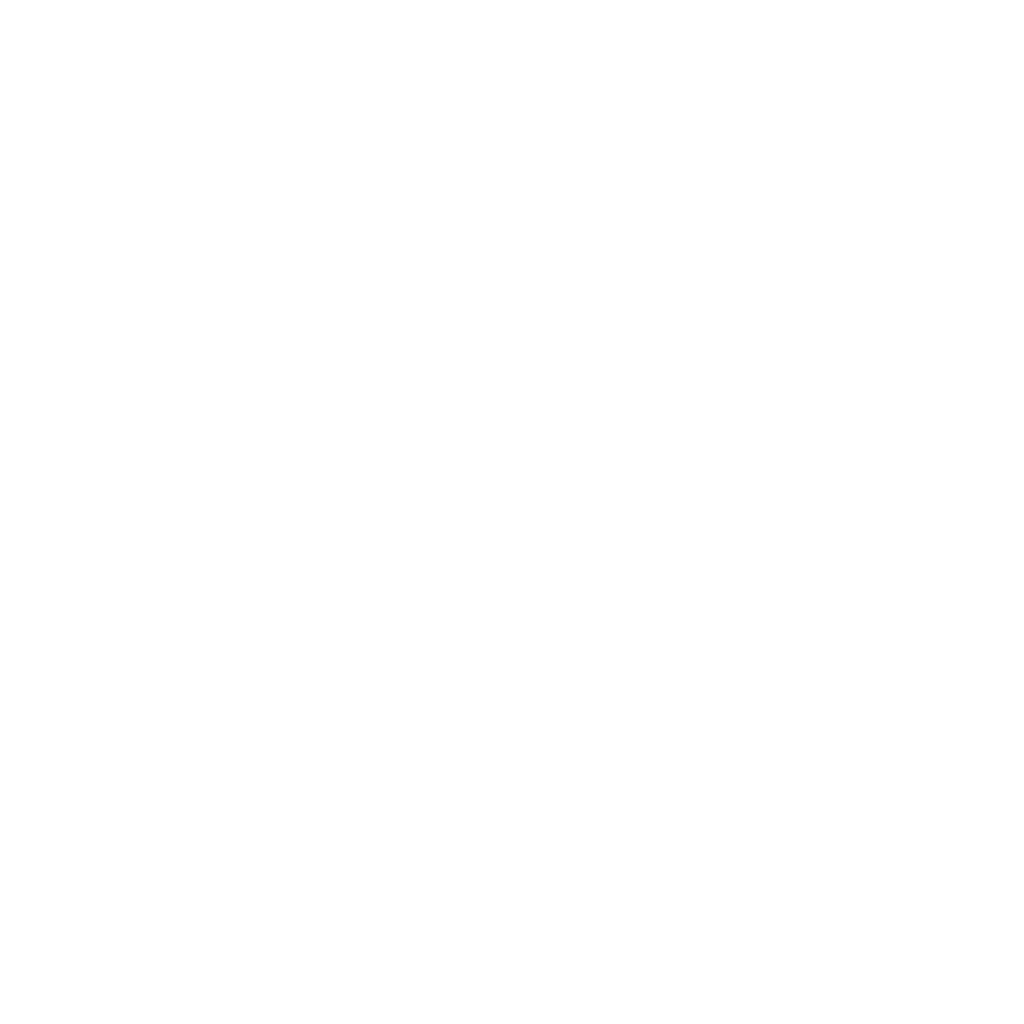
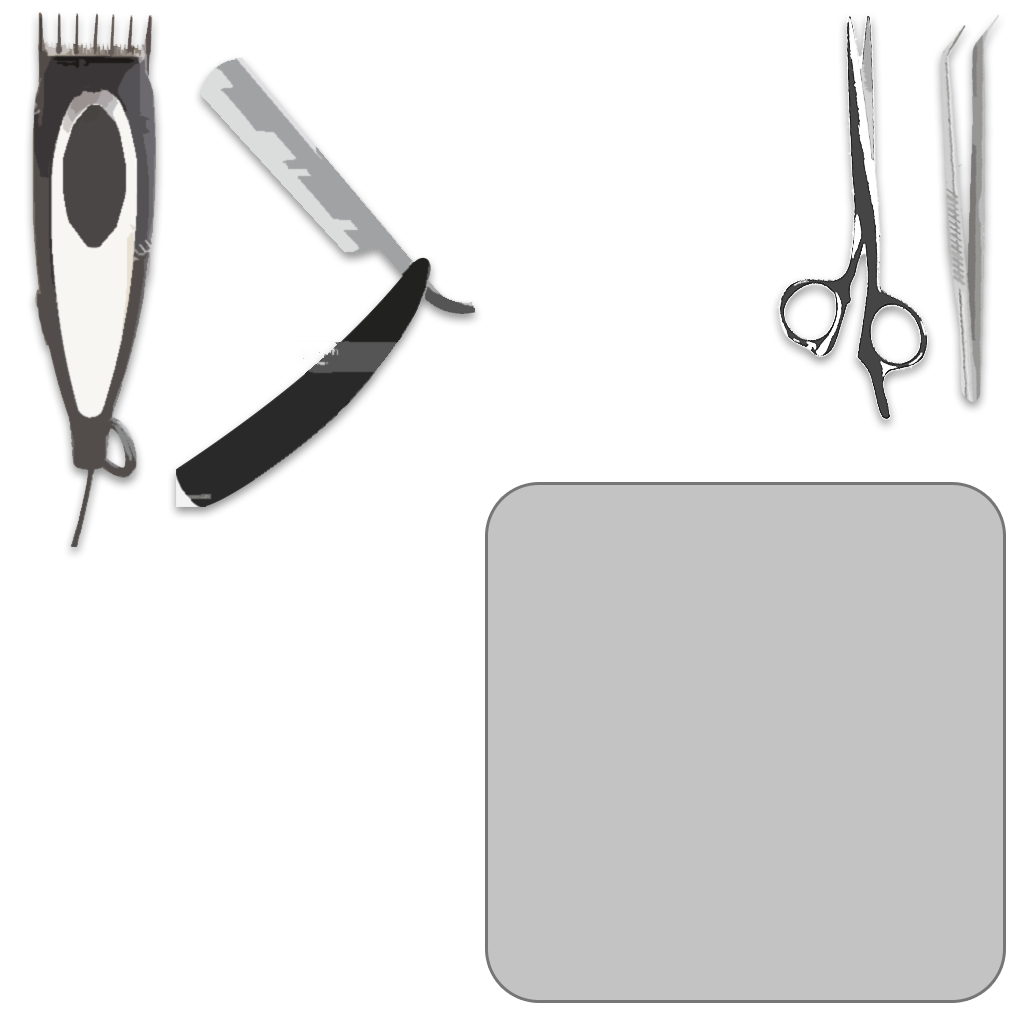
Layered file, before and after one edit (1024 × 1024). Changes by layer:
showed group "Tool-Bits" (3 layers) over (25, 12, 1003, 1000)
added layer "ToolTray" in group "Tool-Bits" over (488, 485, 1003, 1000)
added layer "Layer 10" in group "Tool-Bits" over (776, 14, 933, 423)
added layer "Tools" in group "Tool-Bits" over (25, 12, 1000, 547)
